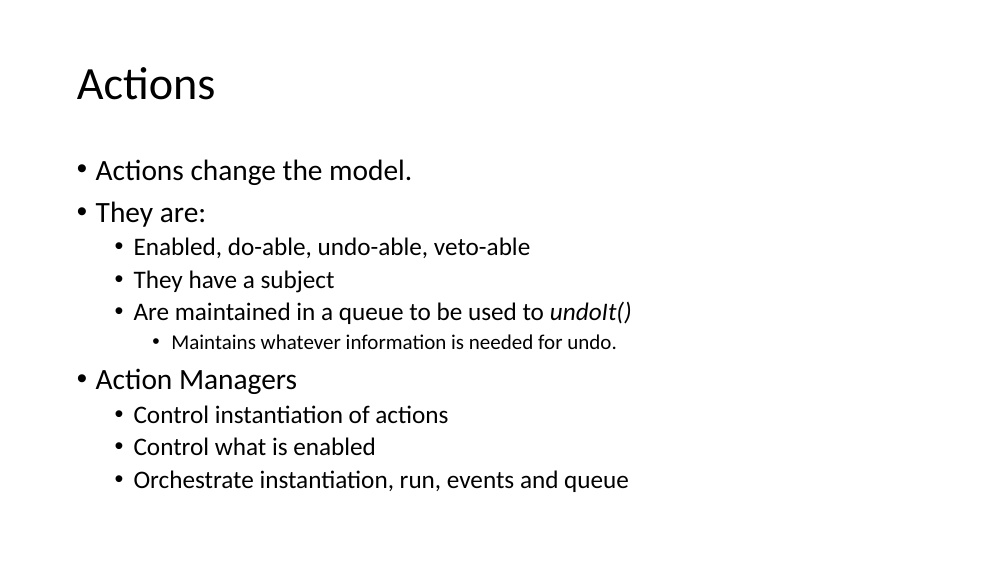
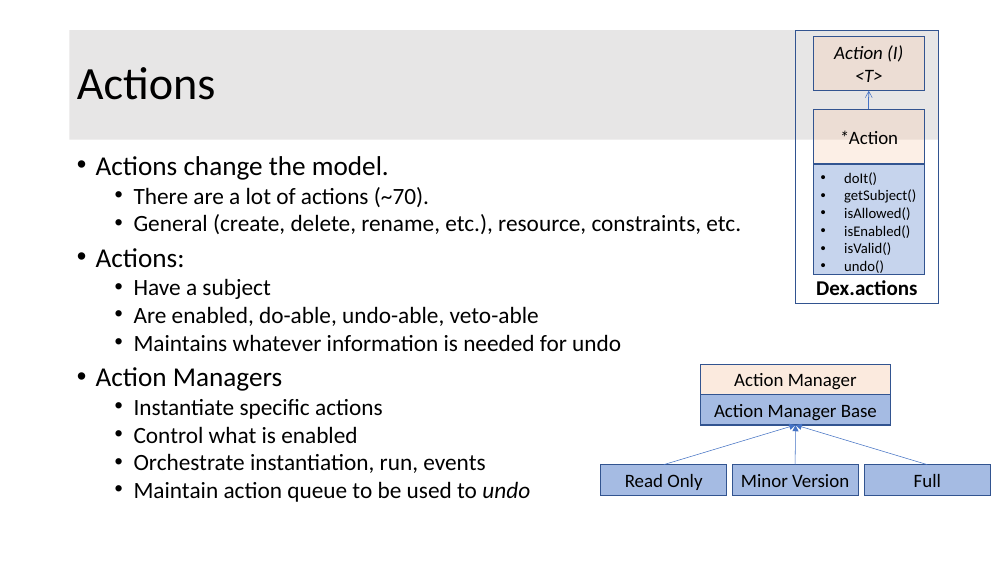
Before and after one commit to OpenTravel/OTM-DE-Utilities, a slide deck: slide 6 of otm-dex/OTM-DEX Architecture.pptx. Drawn at 1008x567 pixels with LibreOffice and Linux fonts; fonts in the diff are those of the drawing. Boxes give left, top, right and bottom in pixels: in the first picture for what was removed or moved away, otherwise in the second. Text is boxed around its words. In the diff, an @@ line names an element or a change of style, - is before the commit and + after.

```diff
--- a/otm-dex/OTM-DEX Architecture.pptx
+++ b/otm-dex/OTM-DEX Architecture.pptx
@@ title "Actions": place and size @@
-title "Actions" at [77,67,216,100]
+title "Actions" at [70,30,939,140]
@@ title "Actions" at [70,30,939,140]: fill none to #E7E6E6 @@
@@ rectangle added at [796,30,939,303], outline #325491 1 pt, 20 pt, text #000000, bold @@
+Dex.actions
@@ rectangle added at [813,36,924,91], fill #F8CBAD at 30% opacity, outline #325491 1 pt, 18 pt, text #000000, italic @@
+Action (I) <T>
@@ rectangle added at [813,110,924,164], fill #F8CBAD at 30% opacity, outline #325491 1 pt, 18 pt, text #000000 @@
+*Action
@@ arrow added from (869, 110) to (869, 91), #4472C4 0.5 pt @@
@@ text at [96,156,389,443]: size 28 to 25.9 pt in "Actions change the model.", "Action Managers"; size 24 to 22.2 pt in "Control what is enabled"; line spacing 0.9 to 0.8 @@
@@ rectangle added at [813,165,924,274], fill #4472C4 at 30% opacity, outline #325491 1 pt, 14 pt, text #000000 @@
+• doIt()
+• getSubject()
+• isAllowed()
+• isEnabled()
+• isValid()
+• undo()
@@ text at [96,187,741,351]: text changed; size 24 to 22.2 pt @@
-• They are:
-  • Enabled, do-able, undo-able, veto-able
-  • They have a subject
-  • Are maintained in a queue to be used to undoIt()
-    • Maintains whatever information is needed for undo.
+  • There are a lot of actions (~70).
+  • General (create, delete, rename, etc.), resource, constraints, etc.
+• Actions:
+  • Have a subject
+  • Are enabled, do-able, undo-able, veto-able
+  • Maintains whatever information is needed for undo
@@ group added at [601,364,991,495]: 5 rectangles, 3 arrows @@
+Action Manager Base
+Full
+Minor Version
+Read Only
+Action Manager
@@ text at [134,399,383,419]: text changed; size 24 to 22.2 pt @@
-  • Control instantiation of actions
+  • Instantiate specific actions
@@ text at [134,453,530,502]: text changed; size 24 to 22.2 pt @@
-  • Orchestrate instantiation, run, events and queue
+  • Orchestrate instantiation, run, events
+  • Maintain action queue to be used to undo
```
Also in this commit, not shown: 8 other slides changed, 12 slides added, 11 other files.
